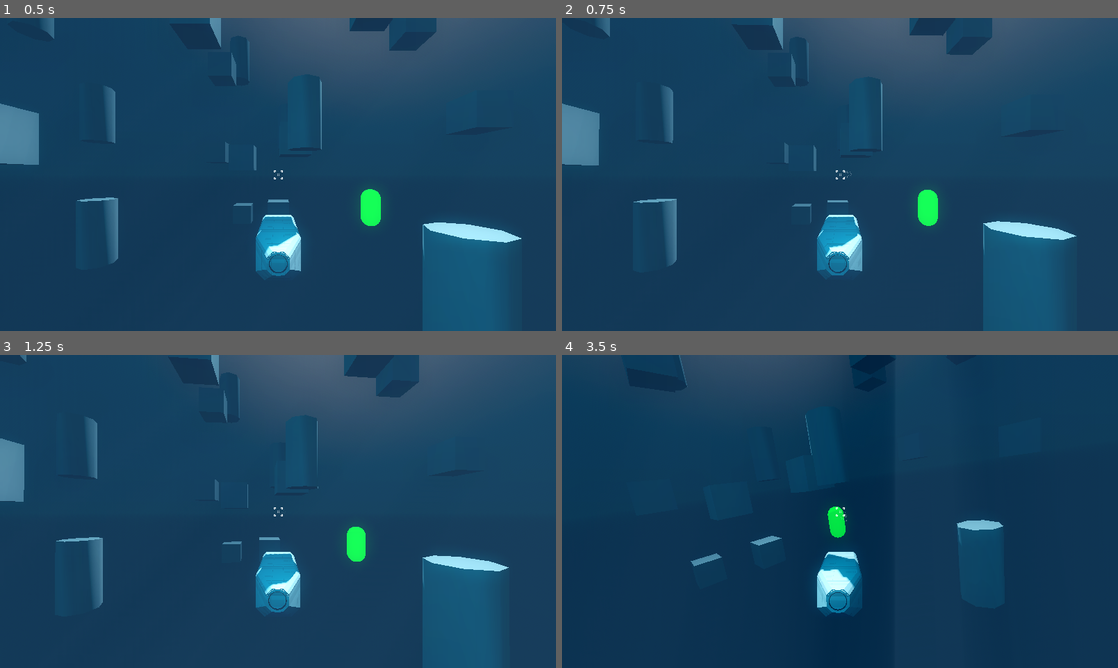
Above: before the commit, frames 1-4 (two rows, left to right).
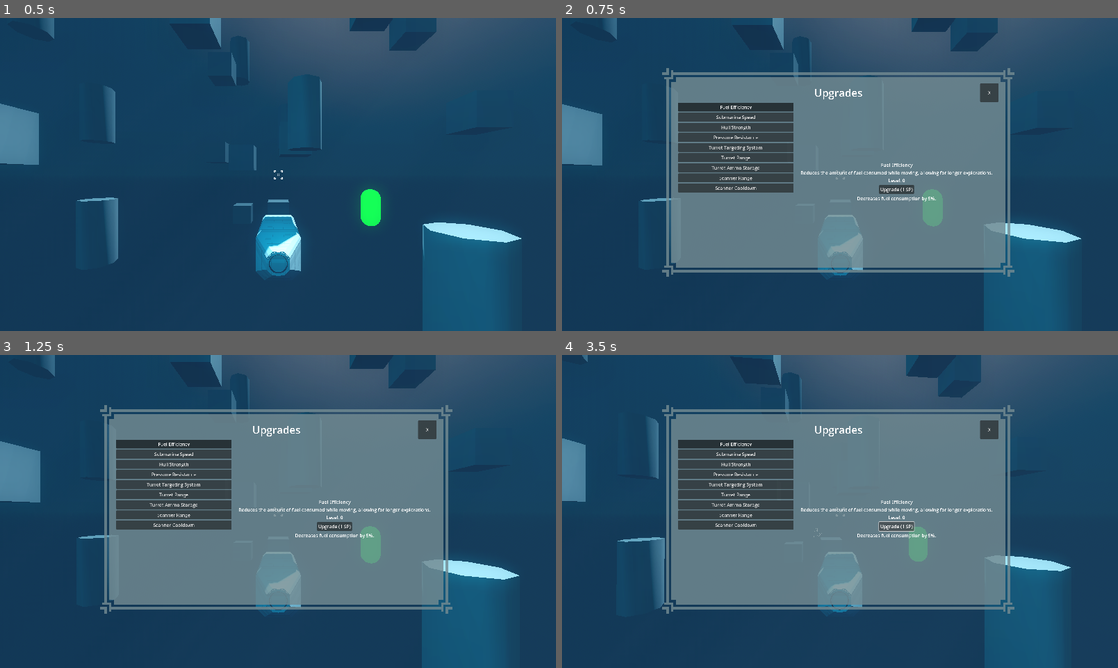
Above: after the commit, the same moments.

Repository: cogwerkz/ldjam57-depths
Game: Godot game, scene res://arena/Game.tscn
Same seed, same stepped clock (60 frames per second), same inputs: the game is played once before the commit and once after it.
Inputs (mouse positions are in pixels of both pictures, inside the frame that each line leads up to):
- Up to frame 1 (0.5 s): no input
- Up to frame 2 (0.75 s): move the mouse to (867, 174) at 0.52 s; hold I (upgrades, bound only after the commit) from 0.53 s (still down); hold Shift (throttle_overdrive) from 0.53 s (still down)
- Up to frame 3 (1.25 s): keep holding I (upgrades, bound only after the commit); keep holding Shift (throttle_overdrive)
- Up to frame 4 (3.5 s): release I (upgrades, bound only after the commit) at 1.25 s; release Shift (throttle_overdrive) at 1.25 s; click (990, 430) at 1.25 s, where only the run after the commit has a clickable "X"; move the mouse to (812, 511) at 2.02 s; hold I (upgrades, bound only after the commit) 2.03-2.75 s; tap Shift (throttle_overdrive) at 2.1 s; click (895, 527) at 2.75 s, where only the run after the commit has a clickable "Upgrade (1 SP)"

Frame 1 is identical in both runs. In frame 2, 39% of the frame differs, in the area x 0-94%, y 0-100%; in frame 3, 41%; in frame 4, 52%, in the area x 0-100%, y 0-100%.

Commit message:
feature: upgrades

Diff:
--- a/GUI/elements/skill_tree_panel.tscn
+++ b/GUI/elements/skill_tree_panel.tscn
@@ -1,94 +1,122 @@
-[gd_scene load_steps=2 format=3 uid="uid://bhlx0sw2e3brp"]
+[gd_scene load_steps=4 format=3 uid="uid://bhlx0sw2e3brp"]
 
+[ext_resource type="Texture2D" uid="uid://cwjgdx6skev20" path="res://assets/raw/panel-000.png" id="1_metvl"]
 [ext_resource type="Script" uid="uid://biuads252vtlw" path="res://GUI/elements/skill_tree_panel.gd" id="1_u8u0r"]
 
+[sub_resource type="StyleBoxTexture" id="StyleBoxTexture_8fqcm"]
+texture = ExtResource("1_metvl")
+texture_margin_left = 48.0
+texture_margin_top = 48.0
+texture_margin_right = 48.0
+texture_margin_bottom = 48.0
+modulate_color = Color(0.447059, 0.541176, 0.568627, 0.823529)
+
 [node name="SkillTreePanel" type="Panel"]
+texture_filter = 1
 anchors_preset = 15
 anchor_right = 1.0
 anchor_bottom = 1.0
 grow_horizontal = 2
 grow_vertical = 2
+theme_override_styles/panel = SubResource("StyleBoxTexture_8fqcm")
 script = ExtResource("1_u8u0r")
 
-[node name="VBoxContainer" type="VBoxContainer" parent="."]
+[node name="MarginContainer" type="MarginContainer" parent="."]
 layout_mode = 1
 anchors_preset = 15
 anchor_right = 1.0
 anchor_bottom = 1.0
 grow_horizontal = 2
 grow_vertical = 2
+theme_override_constants/margin_left = 56
+theme_override_constants/margin_top = 56
+theme_override_constants/margin_right = 56
+theme_override_constants/margin_bottom = 56
 
-[node name="HeaderControl" type="Control" parent="VBoxContainer"]
-custom_minimum_size = Vector2(1920, 64)
+[node name="VBoxContainer" type="VBoxContainer" parent="MarginContainer"]
 layout_mode = 2
 
-[node name="Label" type="Label" parent="VBoxContainer/HeaderControl"]
+[node name="HeaderControl" type="Control" parent="MarginContainer/VBoxContainer"]
+custom_minimum_size = Vector2(0, 60)
+layout_mode = 2
+
+[node name="Label" type="Label" parent="MarginContainer/VBoxContainer/HeaderControl"]
 layout_mode = 1
 anchors_preset = 15
 anchor_right = 1.0
 anchor_bottom = 1.0
 grow_horizontal = 2
 grow_vertical = 2
+theme_override_font_sizes/font_size = 36
 text = "Upgrades"
 horizontal_alignment = 1
 vertical_alignment = 1
 
-[node name="CloseButton" type="Button" parent="VBoxContainer/HeaderControl"]
-layout_mode = 2
-offset_left = 1856.0
-offset_right = 1920.0
-offset_bottom = 64.0
+[node name="CloseButton" type="Button" parent="MarginContainer/VBoxContainer/HeaderControl"]
+layout_mode = 1
+anchors_preset = 6
+anchor_left = 1.0
+anchor_top = 0.5
+anchor_right = 1.0
+anchor_bottom = 0.5
+offset_left = -64.0
+offset_top = -32.0
+offset_bottom = 32.0
+grow_horizontal = 0
+grow_vertical = 2
 text = "X"
 
-[node name="HBoxContainer" type="HBoxContainer" parent="VBoxContainer"]
+[node name="HBoxContainer" type="HBoxContainer" parent="MarginContainer/VBoxContainer"]
 layout_mode = 2
 size_flags_vertical = 3
 
-[node name="ScrollContainer" type="ScrollContainer" parent="VBoxContainer/HBoxContainer"]
+[node name="ScrollContainer" type="ScrollContainer" parent="MarginContainer/VBoxContainer/HBoxContainer"]
 custom_minimum_size = Vector2(400, 0)
 layout_mode = 2
 
-[node name="SkillsBoxContainer" type="VBoxContainer" parent="VBoxContainer/HBoxContainer/ScrollContainer"]
+[node name="SkillsBoxContainer" type="VBoxContainer" parent="MarginContainer/VBoxContainer/HBoxContainer/ScrollContainer"]
 unique_name_in_owner = true
 custom_minimum_size = Vector2(400, 0)
 layout_mode = 2
 
-[node name="MarginContainer" type="MarginContainer" parent="VBoxContainer/HBoxContainer"]
+[node name="MarginContainer" type="MarginContainer" parent="MarginContainer/VBoxContainer/HBoxContainer"]
 layout_mode = 2
 size_flags_horizontal = 3
 
-[node name="VBoxContainer" type="VBoxContainer" parent="VBoxContainer/HBoxContainer/MarginContainer"]
+[node name="VBoxContainer" type="VBoxContainer" parent="MarginContainer/VBoxContainer/HBoxContainer/MarginContainer"]
 layout_mode = 2
 alignment = 1
 
-[node name="SkillNameLabel" type="Label" parent="VBoxContainer/HBoxContainer/MarginContainer/VBoxContainer"]
+[node name="SkillNameLabel" type="Label" parent="MarginContainer/VBoxContainer/HBoxContainer/MarginContainer/VBoxContainer"]
 unique_name_in_owner = true
 layout_mode = 2
 text = "Skill name"
 horizontal_alignment = 1
 
-[node name="SkillDescriptionLabel" type="Label" parent="VBoxContainer/HBoxContainer/MarginContainer/VBoxContainer"]
+[node name="SkillDescriptionLabel" type="Label" parent="MarginContainer/VBoxContainer/HBoxContainer/MarginContainer/VBoxContainer"]
 unique_name_in_owner = true
+custom_minimum_size = Vector2(200, 0)
 layout_mode = 2
 text = "Description"
 horizontal_alignment = 1
+autowrap_mode = 2
 
-[node name="SkillLevelLabel" type="Label" parent="VBoxContainer/HBoxContainer/MarginContainer/VBoxContainer"]
+[node name="SkillLevelLabel" type="Label" parent="MarginContainer/VBoxContainer/HBoxContainer/MarginContainer/VBoxContainer"]
 unique_name_in_owner = true
 layout_mode = 2
 text = "Level"
 horizontal_alignment = 1
 
-[node name="SkillUpgradeButton" type="Button" parent="VBoxContainer/HBoxContainer/MarginContainer/VBoxContainer"]
+[node name="SkillUpgradeButton" type="Button" parent="MarginContainer/VBoxContainer/HBoxContainer/MarginContainer/VBoxContainer"]
 unique_name_in_owner = true
 layout_mode = 2
 size_flags_horizontal = 4
 text = "1 Science point"
 
-[node name="SkillLevelDescriptionLabel" type="Label" parent="VBoxContainer/HBoxContainer/MarginContainer/VBoxContainer"]
+[node name="SkillLevelDescriptionLabel" type="Label" parent="MarginContainer/VBoxContainer/HBoxContainer/MarginContainer/VBoxContainer"]
 unique_name_in_owner = true
 layout_mode = 2
 text = "Effects"
 horizontal_alignment = 1
 
-[connection signal="pressed" from="VBoxContainer/HeaderControl/CloseButton" to="." method="_on_close_button_pressed"]
+[connection signal="pressed" from="MarginContainer/VBoxContainer/HeaderControl/CloseButton" to="." method="_on_close_button_pressed"]
--- a/arena/Game.tscn
+++ b/arena/Game.tscn
@@ -1,5 +1,6 @@
-[gd_scene load_steps=15 format=3 uid="uid://j4iau7hya10u"]
-
+[gd_scene load_steps=17 format=3 uid="uid://j4iau7hya10u"]
+
+[ext_resource type="Script" uid="uid://c1tn6o2ovjrxj" path="res://arena/game.gd" id="1_1ovjp"]
 [ext_resource type="PackedScene" uid="uid://cad4krsh3wyd8" path="res://entity/player/PlayerSubmarine.tscn" id="1_05u1r"]
 [ext_resource type="Script" uid="uid://bcua7wbucy3t8" path="res://arena/main_camera.gd" id="1_x3x3p"]
 [ext_resource type="Shader" uid="uid://corko8ytv0xqw" path="res://entity/player/GodRays.gdshader" id="2_0yfs5"]
@@ -7,6 +8,7 @@
 [ext_resource type="Script" uid="uid://7ro7qnlxtkct" path="res://entity/player/skill_tree_resource.gd" id="3_arpvs"]
 [ext_resource type="PackedScene" uid="uid://d2qplnx88ayhy" path="res://entity/pickup/Pickup.tscn" id="3_m1fsu"]
 [ext_resource type="Script" uid="uid://c8yoc788wd6p8" path="res://entity/player/light_rays.gd" id="3_x3x3p"]
+[ext_resource type="PackedScene" uid="uid://bhlx0sw2e3brp" path="res://GUI/elements/skill_tree_panel.tscn" id="8_3ym2b"]
 
 [sub_resource type="ProceduralSkyMaterial" id="ProceduralSkyMaterial_tsql1"]
 sky_top_color = Color(3.85046e-07, 0.404074, 0.579226, 1)
@@ -74,6 +76,7 @@
 shader_parameter/camera_dir = Vector3(-0.5, 1, -0.25)
 
 [node name="Game" type="Node3D"]
+script = ExtResource("1_1ovjp")
 
 [node name="DirectionalLight3D" type="DirectionalLight3D" parent="."]
 transform = Transform3D(-0.866023, -0.433016, 0.250001, 0, 0.499998, 0.866027, -0.500003, 0.749999, -0.43301, 0, 0, 0)
@@ -240,3 +243,16 @@
 render_target_update_mode = 4
 
 [node name="PostProcessCamera" type="Camera3D" parent="SubViewportContainer/SubViewport"]
+
+[node name="CanvasLayer" type="CanvasLayer" parent="."]
+
+[node name="SkillTreePanel" parent="CanvasLayer" instance=ExtResource("8_3ym2b")]
+unique_name_in_owner = true
+process_mode = 2
+visible = false
+offset_left = 343.0
+offset_top = 170.0
+offset_right = -357.0
+offset_bottom = -187.0
+
+[connection signal="visibility_changed" from="CanvasLayer/SkillTreePanel" to="." method="_on_skill_tree_panel_visibility_changed"]
--- /dev/null
+++ b/arena/game.gd
@@ -0,0 +1,18 @@
+extends Node3D
+
+@onready var skill_tree_panel = %SkillTreePanel
+
+func _input(event: InputEvent) -> void:
+	if event.is_action_pressed("ui_cancel"):
+		get_tree().quit()
+
+	if event.is_action_pressed("upgrades"):
+		skill_tree_panel.visible = !skill_tree_panel.visible
+
+func _on_skill_tree_panel_visibility_changed() -> void:
+	if skill_tree_panel.visible:
+		get_tree().paused = true
+		Input.set_mouse_mode(Input.MOUSE_MODE_VISIBLE)
+	else:
+		get_tree().paused = false
+		Input.set_mouse_mode(Input.MOUSE_MODE_CAPTURED)
--- a/entity/player/player_submarine.gd
+++ b/entity/player/player_submarine.gd
@@ -49,9 +49,6 @@
 			mouse_deltas += event.relative * 150.0 * 1.0 / Vector2(get_viewport().size)
 
 func _physics_process(delta: float) -> void:
-	if Input.is_action_just_released('ui_cancel'):
-		get_tree().quit()
-
 	if Input.is_action_just_pressed('debug_toggle_mouse_capture'):
 		mouse_captured = !mouse_captured
 		if mouse_captured:
--- a/project.godot
+++ b/project.godot
@@ -84,6 +84,11 @@
 "events": [Object(InputEventKey,"resource_local_to_scene":false,"resource_name":"","device":-1,"window_id":0,"alt_press …(192 unchanged characters)…
 ]
 }
+upgrades={
+"deadzone": 0.2,
+"events": [Object(InputEventKey,"resource_local_to_scene":false,"resource_name":"","device":-1,"window_id":0,"alt_pressed":false,"shift_pressed":false,"ctrl_pressed":false,"meta_pressed":false,"pressed":false,"keycode":0,"physical_keycode":73,"key_label":0,"unicode":105,"location":0,"echo":false,"script":null)
+]
+}
 
 [layer_names]
 
Not shown, added: arena/game.gd.uid
Binary file added: assets/raw/panel-000.png
Not shown, added: assets/raw/panel-000.png.import
Not shown: 1 places in entity/player/PlayerSubmarine.tscn that only renumber resources
